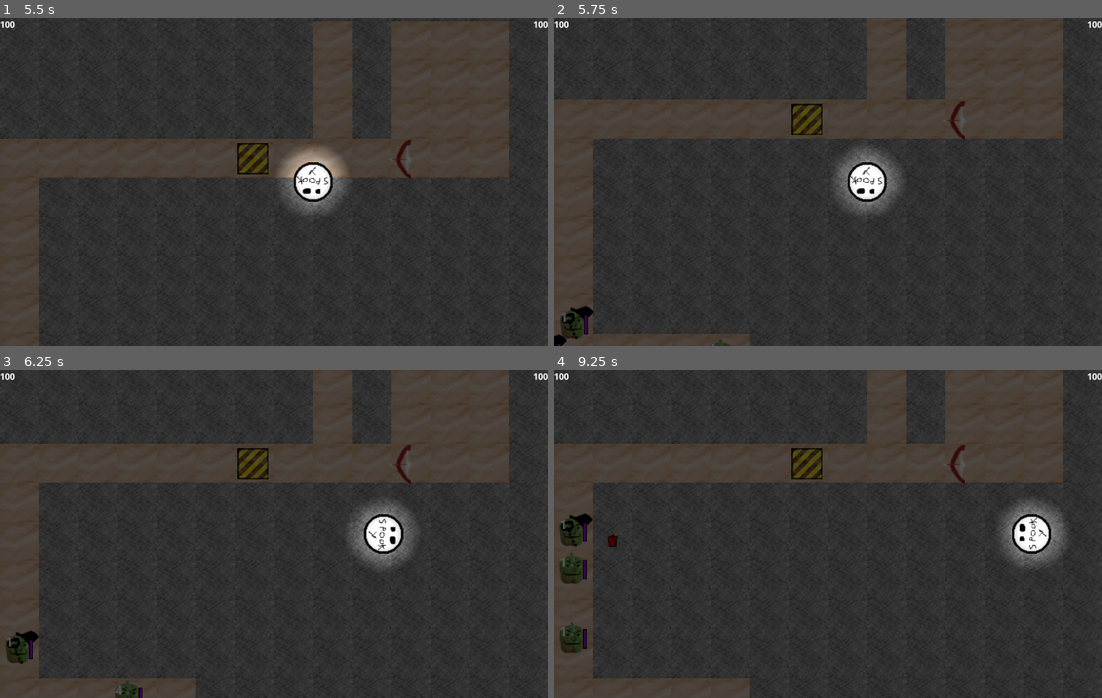
Above: before the commit, frames 1-4 (two rows, left to right).
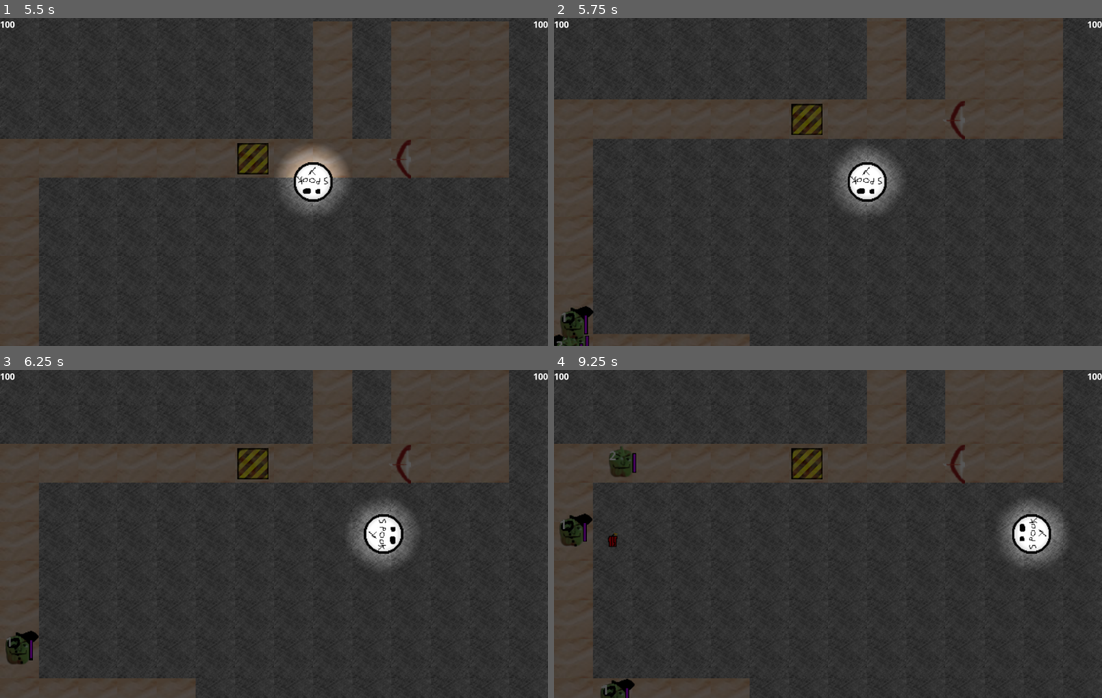
Above: after the commit, the same moments.

Repository: Solid-Squid-Contingent/LD-48
Game: Godot game, scene res://scenes/Main.tscn
Two runs of this game, one before a commit and one after it. Both use one fixed random seed, a clock stepped at 60 frames per second and the inputs below.
Inputs (mouse positions are in pixels of both pictures, inside the frame that each line leads up to):
- Up to frame 1 (5.5 s): tap Enter at 0.5 s; move the mouse to (252, 195) at 0.52 s; hold D (right) 0.53-1.28 s; hold Right mouse button (interact) 0.53-1.28 s; click (252, 195) at 0.67 s; move the mouse to (164, 198) at 1.27 s; hold S (down) 1.28-2.03 s; click (164, 198) at 1.35 s; right-click (164, 198) at 1.55 s; move the mouse to (328, 109) at 2.02 s; hold D (right) 2.03-2.78 s; hold Right mouse button (interact) 2.03-2.78 s; click (328, 109) at 2.17 s; move the mouse to (246, 247) at 2.77 s; hold W (up) 2.78-3.53 s; tap 0 at 2.85 s; click (246, 247) at 2.92 s; right-click (246, 247) at 3.05 s; move the mouse to (438, 231) at 3.52 s; hold Right mouse button (interact) 3.53-4.28 s; hold A (left) 3.53-5.03 s; tap 9 at 3.6 s; click (438, 231) at 3.67 s; move the mouse to (109, 132) at 4.27 s; right-click (109, 132) at 4.35 s; click (109, 132) at 4.42 s; move the mouse to (301, 182) at 5.02 s; press the mouse at (301, 182) at 5.03 s; hold S (down) from 5.03 s (still down); right-click (301, 182) at 5.3 s
- Up to frame 2 (5.75 s): keep holding S (down)
- Up to frame 3 (6.25 s): move the mouse to (16, 671) at 5.77 s; release S (down) at 5.78 s; release the mouse at (16, 671) at 5.78 s; hold D (right) from 5.78 s (still down); right-click (16, 671) at 5.85 s; click (16, 671) at 5.92 s
- Up to frame 4 (9.25 s): move the mouse to (663, 697) at 6.52 s; release D (right) at 6.53 s; hold W (up) 6.53-7.28 s; hold Right mouse button (interact) 6.53-7.28 s; tap 0 at 6.6 s; click (663, 697) at 6.67 s; move the mouse to (718, 550) at 7.27 s; hold D (right) 7.28-8.03 s; tap 9 at 7.35 s; click (718, 550) at 7.42 s; right-click (718, 550) at 7.55 s; move the mouse to (882, 461) at 8.02 s; hold S (down) 8.03-8.78 s; hold Right mouse button (interact) 8.03-8.78 s; click (882, 461) at 8.17 s; move the mouse to (575, 681) at 8.77 s; hold A (left) from 8.78 s (still down); click (575, 681) at 8.85 s; right-click (575, 681) at 9.05 s

Frame 1 is identical in both runs. In frame 2, 0.2% of the frame differs, in the area x 0-33%, y 96-100%; in frame 3, 0.2%; in frame 4, 1.3%, in the area x 1-15%, y 23-100%.

Commit message:
Add timer between waves, ability to call waves early

Diff:
--- a/scenes/EnemySpawner.tscn
+++ b/scenes/EnemySpawner.tscn
@@ -1,7 +1,8 @@
-[gd_scene load_steps=3 format=2]
+[gd_scene load_steps=4 format=2]
 
 [ext_resource path="res://resources/graphics/enemies/Spawner.png" type="Texture" id=1]
 [ext_resource path="res://scripts/EnemySpawner.gd" type="Script" id=2]
+[ext_resource path="res://resources/fonts/OpenSans-Bold.tres" type="DynamicFont" id=3]
 
 [node name="EnemySpawner" type="Sprite" groups=[
 "EnemySpawner",
@@ -11,4 +12,17 @@
 
 [node name="SpawnTimer" type="Timer" parent="."]
 
+[node name="WaveTimeLabel" type="Label" parent="."]
+margin_left = -40.0
+margin_right = 40.0
+margin_bottom = 14.0
+mouse_filter = 0
+custom_fonts/font = ExtResource( 3 )
+custom_colors/font_color = Color( 0, 0, 0, 1 )
+align = 1
+__meta__ = {
+"_edit_use_anchors_": false
+}
+
 [connection signal="timeout" from="SpawnTimer" to="." method="_on_SpawnTimer_timeout"]
+[connection signal="gui_input" from="WaveTimeLabel" to="." method="_on_WaveTimeLabel_gui_input"]
--- a/scripts/EnemySpawner.gd
+++ b/scripts/EnemySpawner.gd
@@ -13,9 +13,13 @@
 ]
 
 var waves = []
+var betweenWaves = false
+
+var player
 
 func _ready():
 	spawnEnemy()
+	player = get_tree().get_nodes_in_group('Player')[0]
 
 func generateWave():
 	var wave = []
@@ -36,6 +40,8 @@
 	waves.append(wave)
 
 func spawnEnemy():
+	betweenWaves = false
+
 	while waves.size() < 3:
 		generateWave()
 
@@ -46,9 +52,10 @@
 	if waves[0].empty():
 		waves.pop_front()
 		generateWave()
-		$SpawnTimer.start(rand_range(10.0, 11.0))
+		$SpawnTimer.start(rand_range(20.0, 25.0))
+		betweenWaves = true
 	else:
-		$SpawnTimer.start(rand_range(5.0, 6.0))
+		$SpawnTimer.start(rand_range(3.0, 5.0))
 
 func _on_SpawnTimer_timeout():
 	spawnEnemy()
@@ -57,3 +64,18 @@
 	for wave in waves:
 		for enemy in wave:
 			enemy.free()
+
+func _process(_delta):
+	if betweenWaves:
+		$WaveTimeLabel.text = String(int($SpawnTimer.time_left)) + " s"
+	else:
+		$WaveTimeLabel.text = ""
+
+
+
+func _on_WaveTimeLabel_gui_input(event):
+	if event.is_action_pressed('interact'):
+		var target = get_global_mouse_position()
+		if (target - player.global_position).length() < player.INTERACT_RANGE:
+			if betweenWaves:
+				spawnEnemy()
